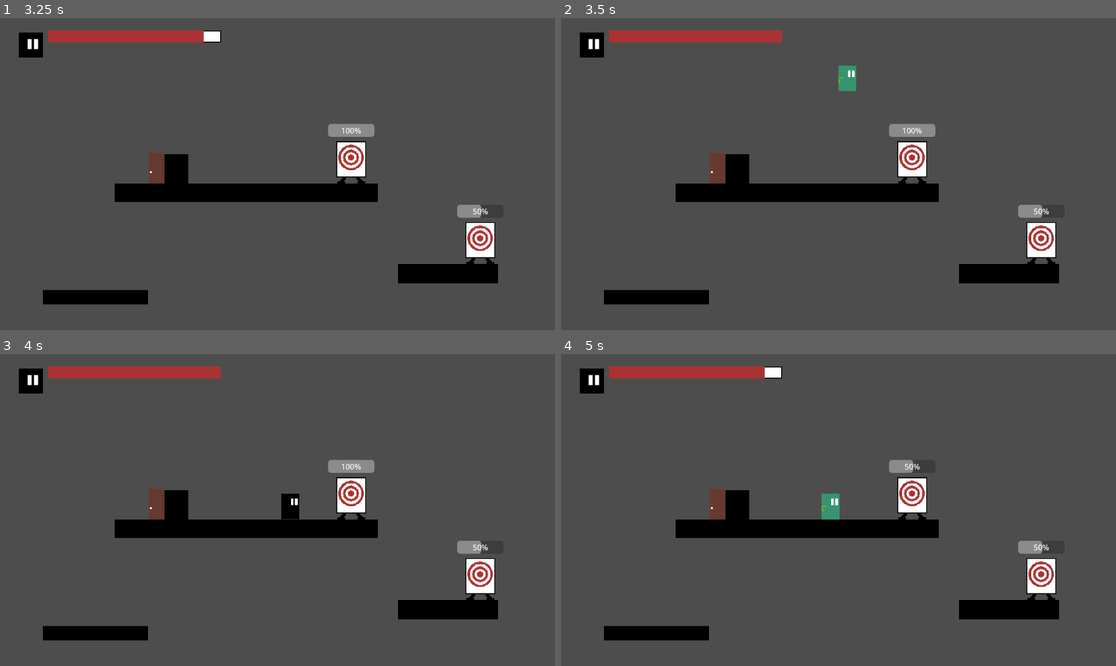
Above: before the commit, frames 1-4 (two rows, left to right).
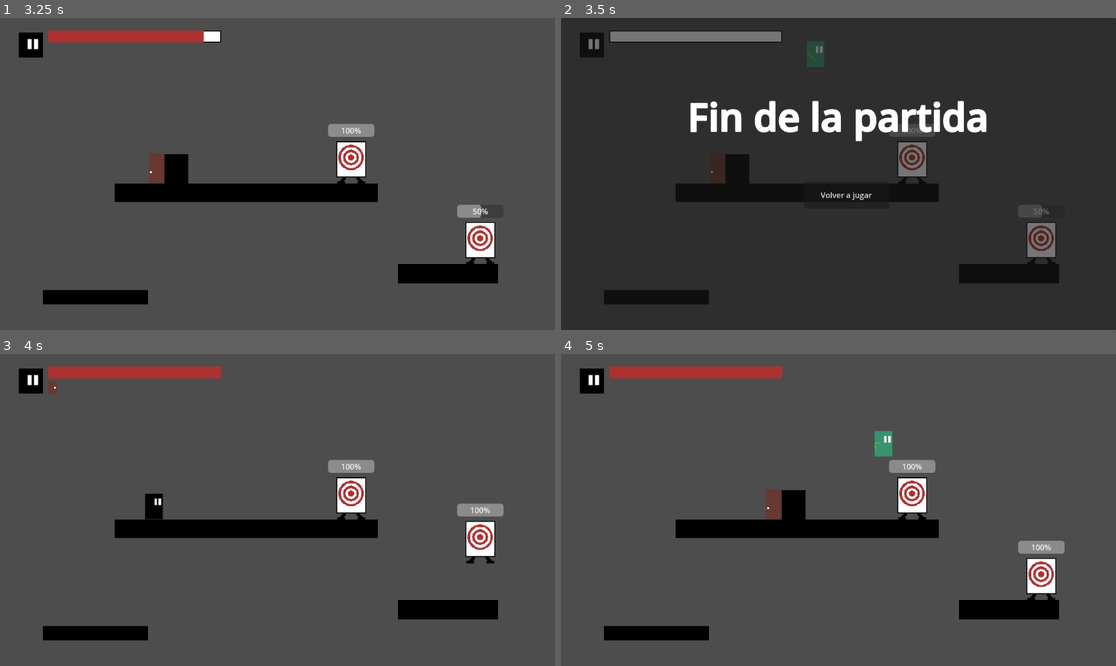
Above: after the commit, the same moments.

Repository: javiermarhuich/videojuego-portonazo
Game: Godot game, scene res://test_nivel.tscn
The game is run twice, just before and just after one commit, with the same random seed, the same clock (stepped at 60 frames per second) and the same inputs.
Inputs (mouse positions are in pixels of both pictures, inside the frame that each line leads up to):
- Up to frame 1 (3.25 s): tap Enter (ui_accept) at 0.5, 0.77, 1.52, 3.02 s; hold Right (ui_right) 0.53-2.03 s; hold Left (ui_left) 2.03-2.78 s; hold Right (ui_right) from 2.78 s (still down)
- Up to frame 2 (3.5 s): keep holding Right (ui_right)
- Up to frame 3 (4 s): release Right (ui_right) at 3.5 s; click (283, 531) at 3.5 s, where only the run after the commit has a clickable "Volver a jugar"
- Up to frame 4 (5 s): hold Right (ui_right) from 4.28 s (still down); tap Enter (ui_accept) at 4.52 s

Frame 1 is identical in both runs. In frame 2, 94% of the frame differs, in the area x 0-100%, y 0-100%; in frame 3, 2.7%; in frame 4, 2.4%.

Commit message:
feat: Adding Game Over screen

Diff:
--- a/character/Personaje_Angel.gd
+++ b/character/Personaje_Angel.gd
@@ -85,12 +85,14 @@
 	if (position.y > 800) or (position.x < -200) or (position.x > 1300):
 		position.y = 70
 		position.x = 520
-		health = max_health #0
+		health = 0 #max_health
 		health_change.emit()
+		end_game_if_player_has_no_life()
 
 func player_gets_hurt():
 	health -= 10
 	health_change.emit()
+	end_game_if_player_has_no_life()
 
 func handle_knockback(delta):
 	if knockback_timer > 0.0:
@@ -122,3 +124,7 @@
 	if has_door == false:
 		has_door = true
 		player_has_door.emit()
+
+func end_game_if_player_has_no_life():
+	if health <= 0:
+		get_node("../../Game_Over").game_over()
--- /dev/null
+++ b/game_over.gd
@@ -0,0 +1,13 @@
+extends CanvasLayer
+class_name GameOver
+
+func _ready():
+	self.hide()
+
+func _on_button_pressed() -> void:
+	get_tree().paused = false
+	get_tree().reload_current_scene()
+
+func game_over():
+	get_tree().paused = true
+	self.show()
--- a/objects/portal/portal.gd
+++ b/objects/portal/portal.gd
@@ -22,8 +22,8 @@
 
 func move_character_and_destroy_portal(body):
 	player_crossed.emit()
-	var position = generate_position(body)
-	body.set_character_position(position[0], position[1])
+	var portal_position = generate_position(body)
+	body.set_character_position(portal_position[0], portal_position[1])
 	queue_free()
 
 func generate_position(body):
@@ -31,7 +31,7 @@
 	var curr_pos_y = body.position.y
 	var random = RandomNumberGenerator.new()
 	var position_x = generate_position_x(random, curr_pos_x)
-	var position_y = generate_position_y(random, curr_pos_x)
+	var position_y = generate_position_y(random, curr_pos_y)
 	return [position_x, position_y]
 
 func generate_position_x(random, limit_position):
--- a/test_nivel.tscn
+++ b/test_nivel.tscn
@@ -8,6 +8,11 @@
 [ext_resource type="Texture2D" uid="uid://byuyg4omfgt7r" path="res://images/hud_door_icon.png" id="4_7ul0h"]
 [ext_resource type="Script" uid="uid://dyrw5cuggvy0p" path="res://HUD.gd" id="4_eit4f"]
 [ext_resource type="Texture2D" uid="uid://ccuwk4viyt8uo" path="res://images/character_icon.png" id="5_eit4f"]
+[ext_resource type="Script" uid="uid://b01sao5pug0bj" path="res://game_over.gd" id="9_01j55"]
+
+[sub_resource type="LabelSettings" id="LabelSettings_esuhr"]
+font_size = 80
+outline_size = 7
 
 [node name="Nivel" type="Node2D" node_paths=PackedStringArray("jugador_angel")]
 script = ExtResource("1_uyrhp")
@@ -67,3 +72,36 @@
 offset_right = 459.0
 offset_bottom = 51.0
 player = NodePath("../../../Nivel_jugable/Jugador")
+
+[node name="Game_Over" type="CanvasLayer" parent="."]
+script = ExtResource("9_01j55")
+
+[node name="Panel" type="Panel" parent="Game_Over"]
+anchors_preset = 15
+anchor_right = 1.0
+anchor_bottom = 1.0
+grow_horizontal = 2
+grow_vertical = 2
+metadata/_edit_use_anchors_ = true
+
+[node name="Label" type="Label" parent="Game_Over"]
+anchors_preset = 10
+anchor_right = 1.0
+offset_bottom = 259.0
+grow_horizontal = 2
+text = "Fin de la partida"
+label_settings = SubResource("LabelSettings_esuhr")
+horizontal_alignment = 1
+vertical_alignment = 2
+metadata/_edit_use_anchors_ = true
+
+[node name="Button" type="Button" parent="Game_Over"]
+process_mode = 3
+offset_left = 505.0
+offset_top = 340.0
+offset_right = 681.0
+offset_bottom = 396.0
+text = "Volver a jugar"
+metadata/_edit_use_anchors_ = true
+
+[connection signal="pressed" from="Game_Over/Button" to="Game_Over" method="_on_button_pressed"]
Not shown, added: game_over.gd.uid
Binary file added: images/background.gif
Not shown: 1 places in test_nivel.tscn that only renumber resources
